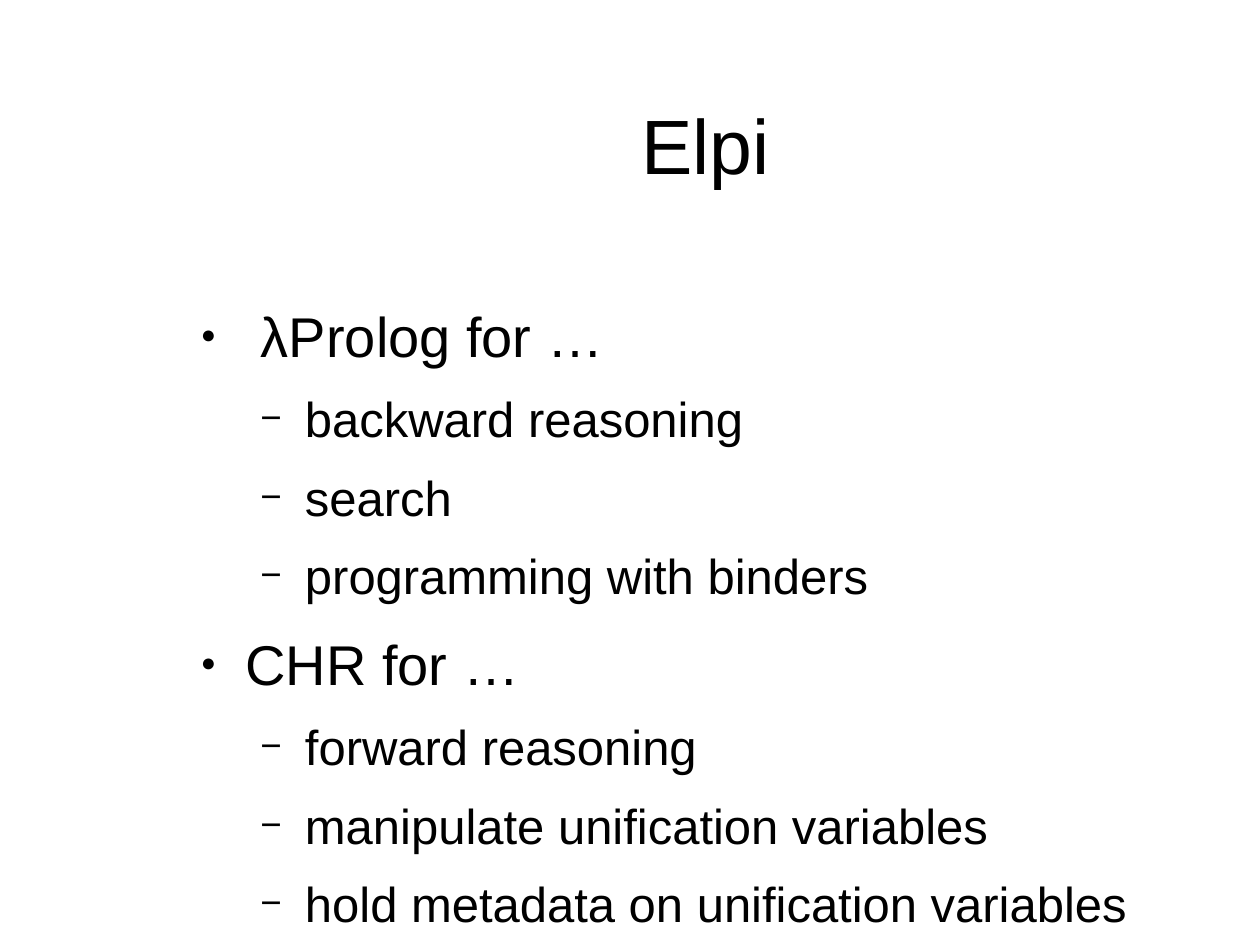
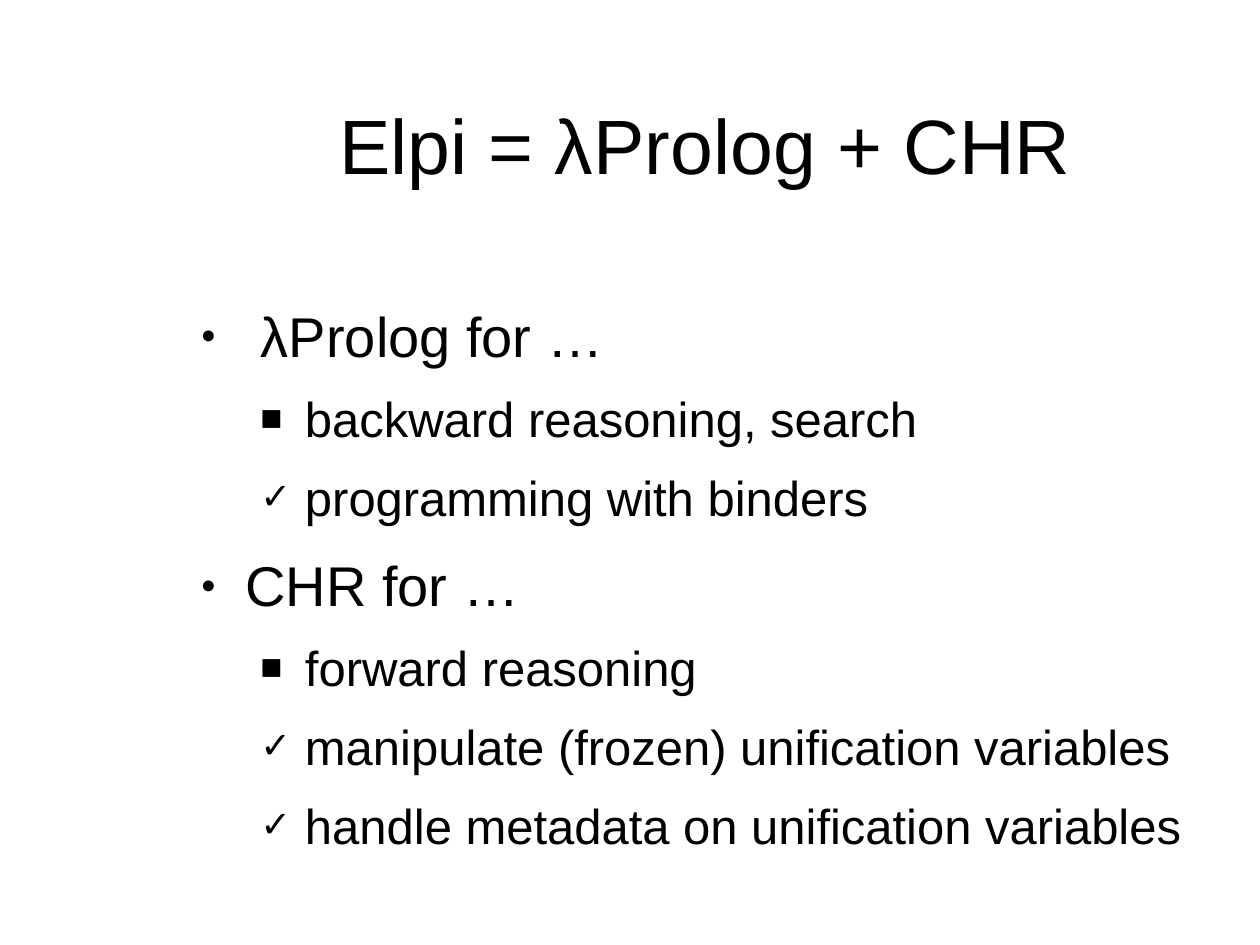
Before and after one commit to gares/mlws18, a slide deck: slide 29 of slides.odp (slide 28 before the commit). Drawn at 1260x945 pixels with LibreOffice and Linux fonts; fonts in the diff are those of the drawing; background and template pictures are left out. Boxes give left, top, right and bottom in pixels: in the first picture for what was removed or moved away, otherwise in the second. Text is boxed around its words. In the diff, an @@ line names an element or a change of style, - is before the commit and + after.

```diff
--- a/slides.odp
+++ b/slides.odp
@@ title at box(339, 118, 1070, 189): text changed @@
-Elpi
+Elpi = λProlog + CHR
@@ text at box(305, 401, 917, 447): text changed @@
-  − backward reasoning
-  − search
+  ■ backward reasoning, search
@@ text at box(305, 480, 869, 696): bullet − to ✓; bullet − to ■ @@
@@ text at box(305, 729, 1181, 845): text changed @@
-  − manipulate unification variables
-  − hold metadata on unification variables
+  ✓ manipulate (frozen) unification variables
+  ✓ handle metadata on unification variables
```
Also in this commit, not shown: 9 other slides changed, 3 slides added, 1 slide removed, 1 other file.
